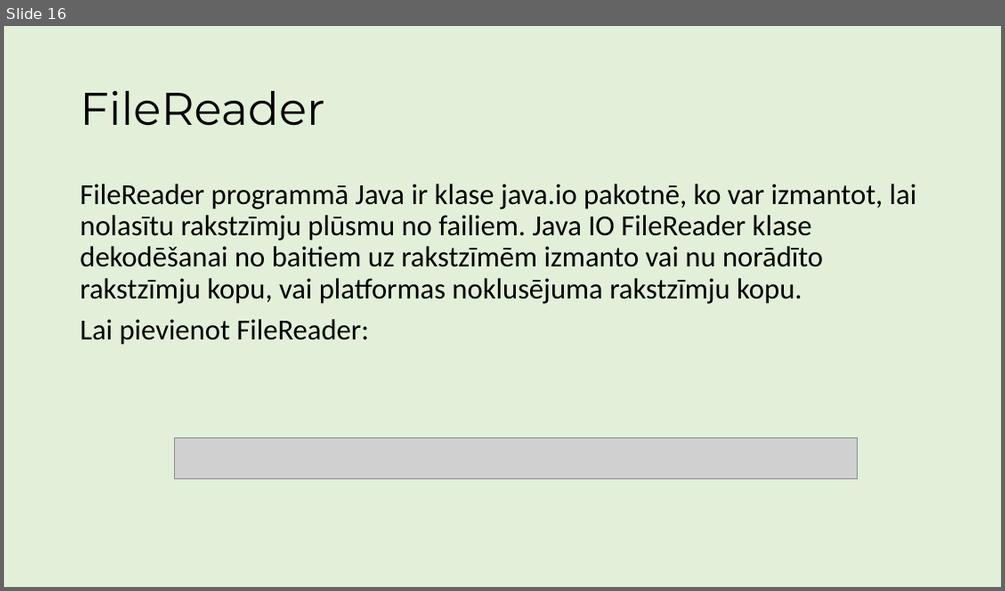
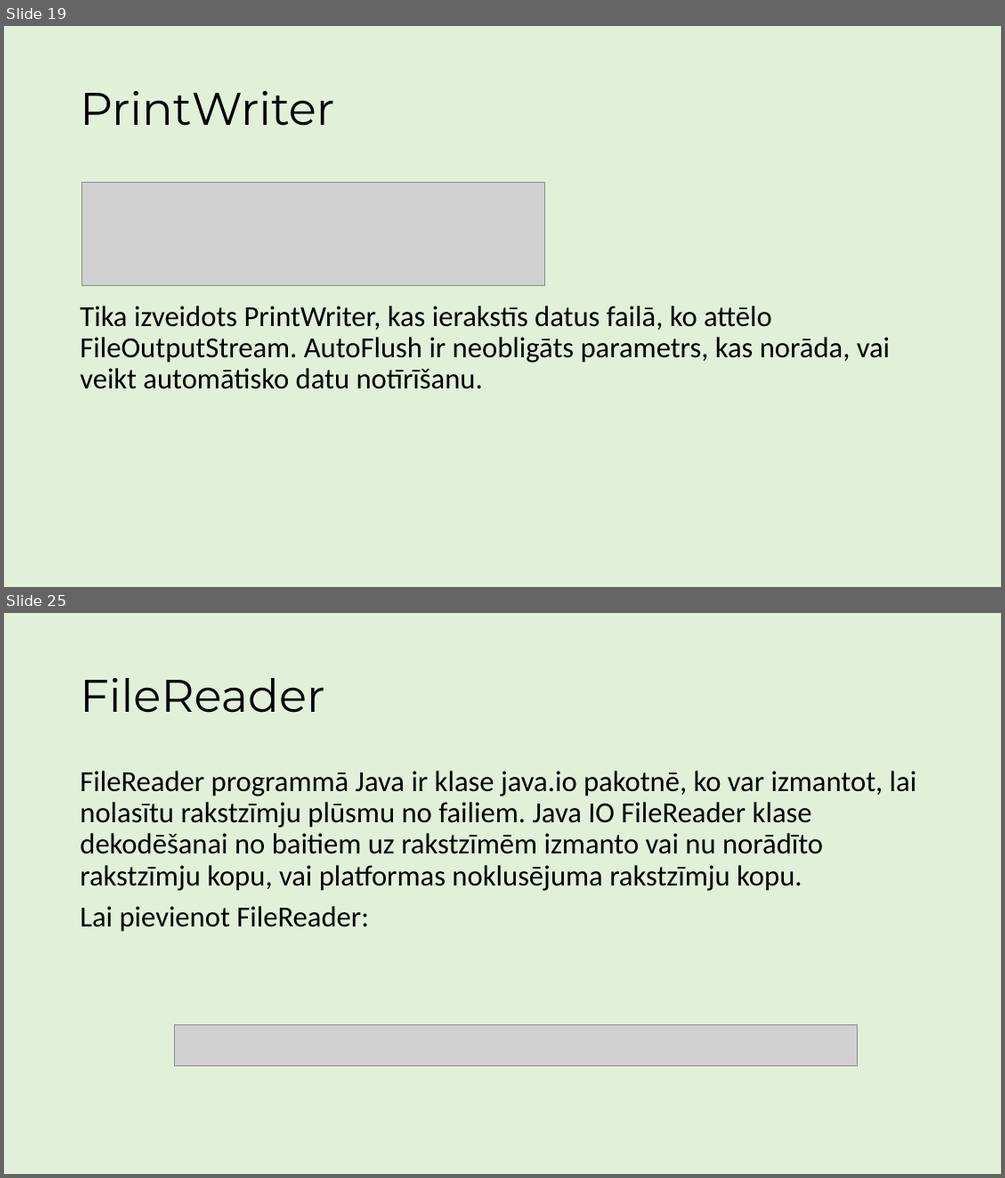
Before and after one commit to ricciss/TekstaDatnes, a slide deck: MacibuMaterials.pptx. Shown one above the other, each under a label of ours: slide 16 before the commit, slides 19 and 25 after it; the slides between them are not shown. The pictures are 1005x591 and 1005x1178 pixels, drawn with LibreOffice and Linux fonts; fonts in the diff are those of the drawing; grey boxes stand for pictures. Boxes give left, top, right and bottom in pixels: in the first picture for what was removed or moved away, otherwise in the second. Text is boxed around its words. In the diff, an @@ line names an element or a change of style, - is before the commit and + after.

Commit message:
Pievienota informācija par PrintWriter

```diff
--- a/MacibuMaterials.pptx
+++ b/MacibuMaterials.pptx
@@ slide 19 added at (4,26,1001,587), background #E2F0D9 @@
@@ title added at (80,91,334,126), 44 pt, text #000000 @@
+PrintWriter
@@ picture added at (81,183,544,286) @@
@@ text added at (80,305,890,389), 28 pt, text #000000 @@
+Tika izveidots PrintWriter, kas ierakstīs datus failā, ko attēlo FileOutputStream. AutoFlush ir neobligāts parametrs, kas norāda, vai veikt automātisko datu notīrīšanu.
@@ what was slide 16 is now slide 25 @@
```
Also in this commit, not shown: 3 slides changed, 8 other slides added, 1 other file.
